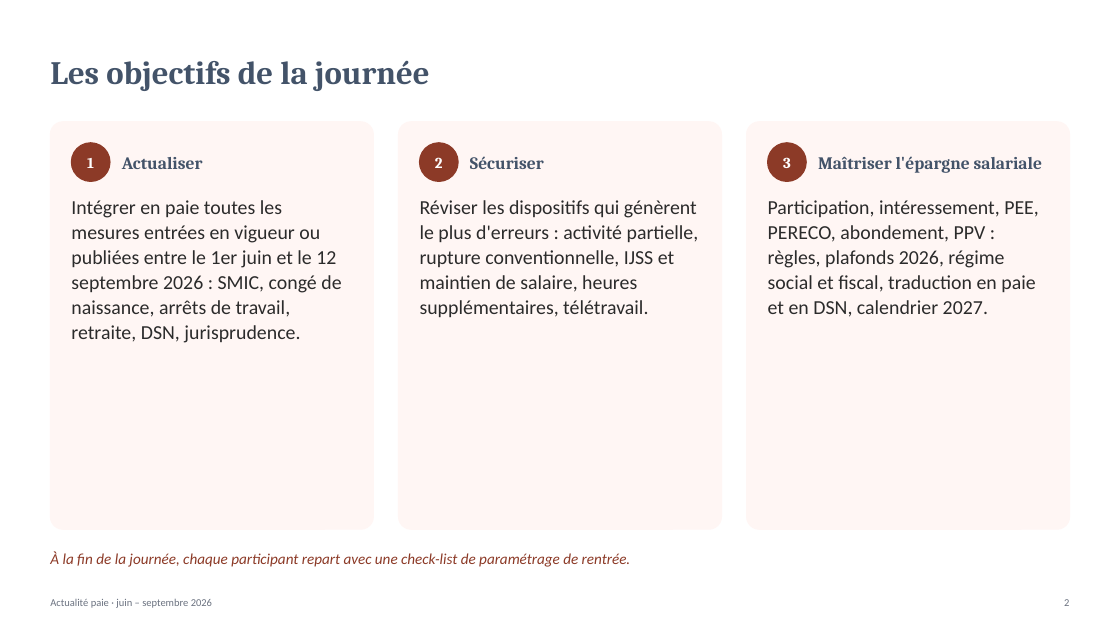
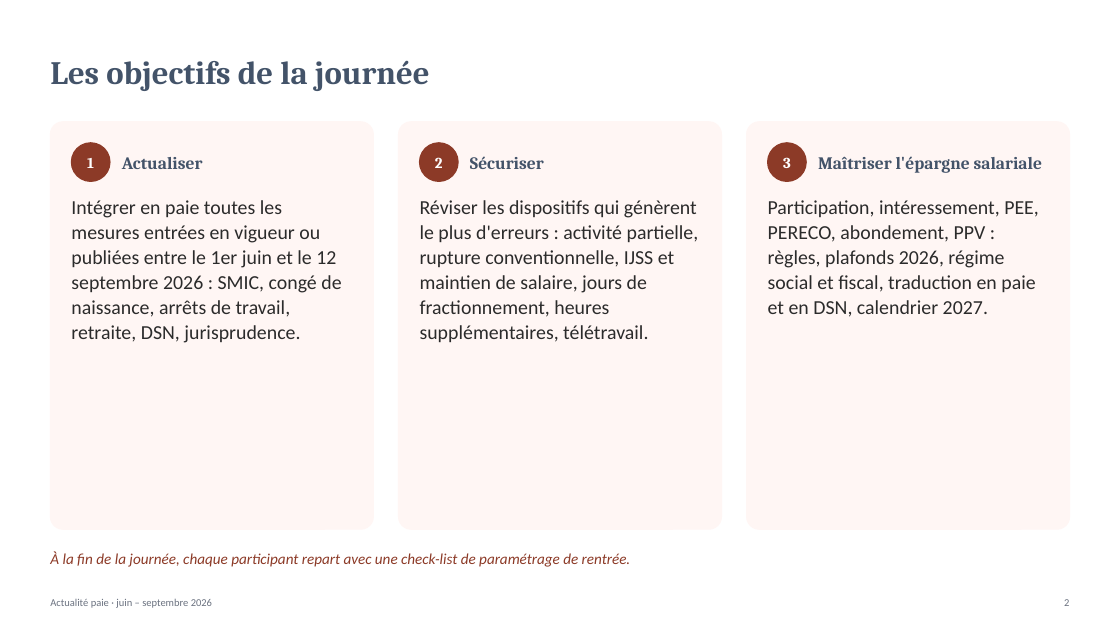
Before and after one commit to RENDU73/FORMATION, a slide deck: slide 2 of livrables/ACTUALITE_PAIE_JUIN_SEPTEMBRE_2026.pptx. Drawn at 1120x630 pixels with LibreOffice and Linux fonts; fonts in the diff are those of the drawing. Boxes give left, top, right and bottom in pixels: in the first picture for what was removed or moved away, otherwise in the second. Text is boxed around its words. In the diff, an @@ line names an element or a change of style, - is before the commit and + after.

```diff
--- a/livrables/ACTUALITE_PAIE_JUIN_SEPTEMBRE_2026.pptx
+++ b/livrables/ACTUALITE_PAIE_JUIN_SEPTEMBRE_2026.pptx
@@ text at [420, 200, 699, 342]: text changed @@
-Réviser les dispositifs qui génèrent le plus d'erreurs : activité partielle, rupture conventionnelle, IJSS et maintien de salaire, heures supplémentaires, télétravail.
+Réviser les dispositifs qui génèrent le plus d'erreurs : activité partielle, rupture conventionnelle, IJSS et maintien de salaire, jours de fractionnement, heures supplémentaires, télétravail.
```
Also in this commit, not shown: 47 other slides changed, 1 slide added, 3 other files.
